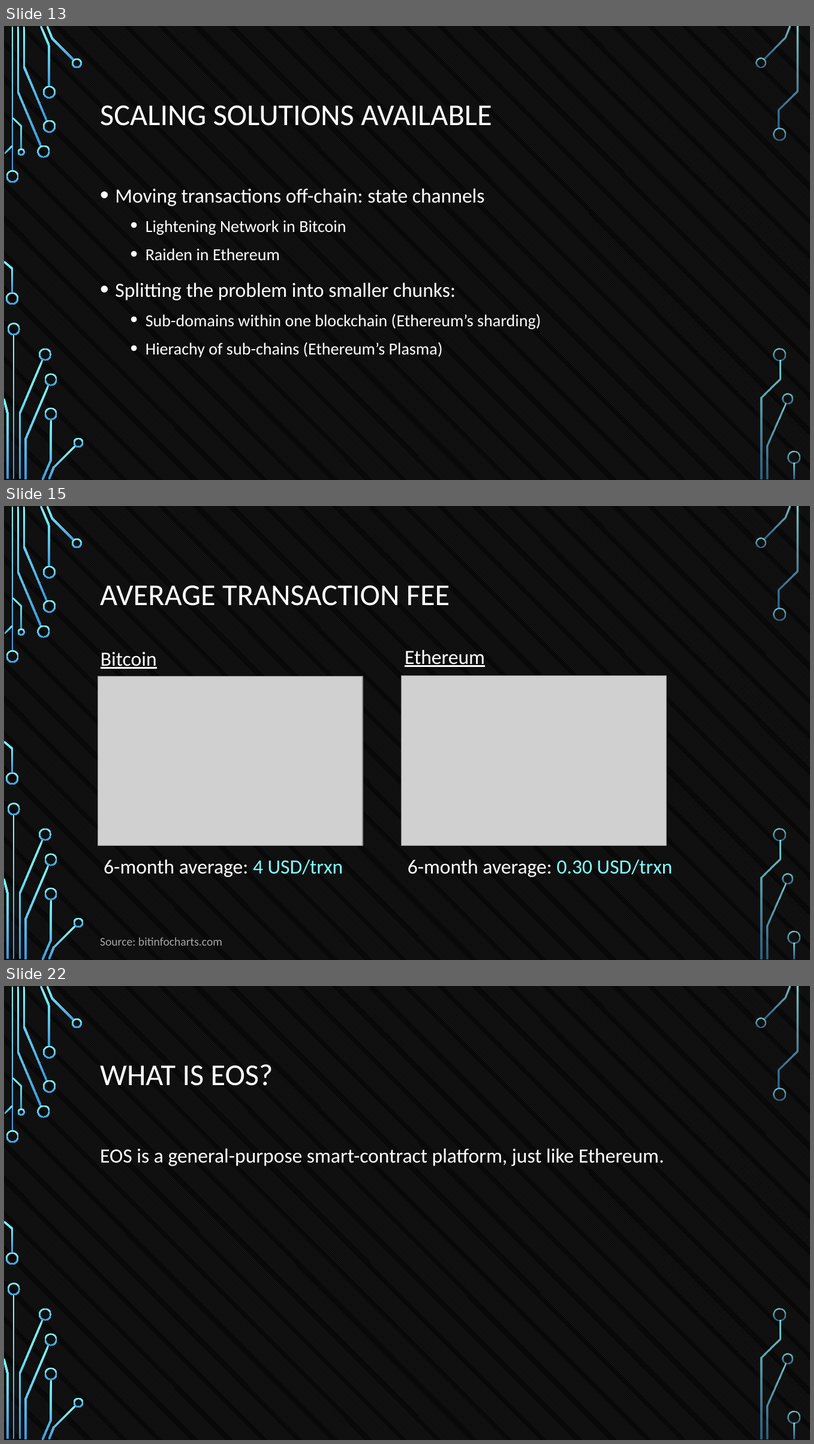
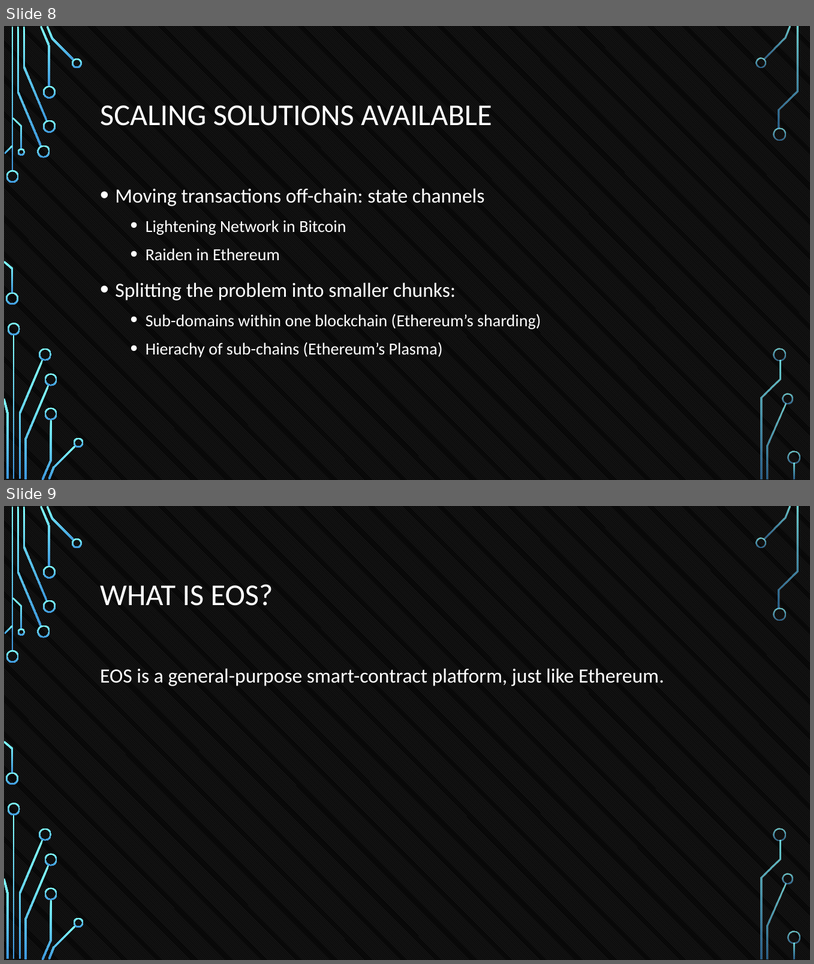
Before and after one commit to tokenika/tokenika.github.io, a slide deck: WarsawBlock(3).pptx. Shown one above the other, each under a label of ours: slides 13, 15 and 22 before the commit, slides 8 and 9 after it; the slides between them are not shown. The pictures are 814x1444 and 814x964 pixels, drawn with LibreOffice and Linux fonts; fonts in the diff are those of the drawing; grey boxes stand for pictures; background and template pictures are left out. Boxes give left, top, right and bottom in pixels: in the first picture for what was removed or moved away, otherwise in the second. Text is boxed around its words. In the diff, an @@ line names an element or a change of style, - is before the commit and + after.

```diff
--- a/WarsawBlock(3).pptx
+++ b/WarsawBlock(3).pptx
@@ slide 15 removed at (4,506,810,960), background pattern #595959 on #000000; not listed: 36 template elements that a slide beside it also shows @@
@@ title removed at (100,585,450,606) @@
-AVERAGE TRANSACTION FEE
@@ text removed at (405,649,485,667) @@
-Ethereum
@@ text removed at (101,652,157,669) @@
-Bitcoin
@@ picture removed at (98,676,363,846) @@
@@ picture removed at (402,676,667,846) @@
@@ text removed at (104,859,344,877) @@
-6-month average: 4 USD/trxn
@@ text removed at (408,859,673,877) @@
-6-month average: 0.30 USD/trxn
@@ text removed at (100,937,222,945) @@
-Source: bitinfocharts.com
@@ what was slide 13 is now slide 8 @@
@@ what was slide 22 is now slide 9 @@
```
Also in this commit, not shown: 2 slides changed, 13 other slides removed, 3 other files.
